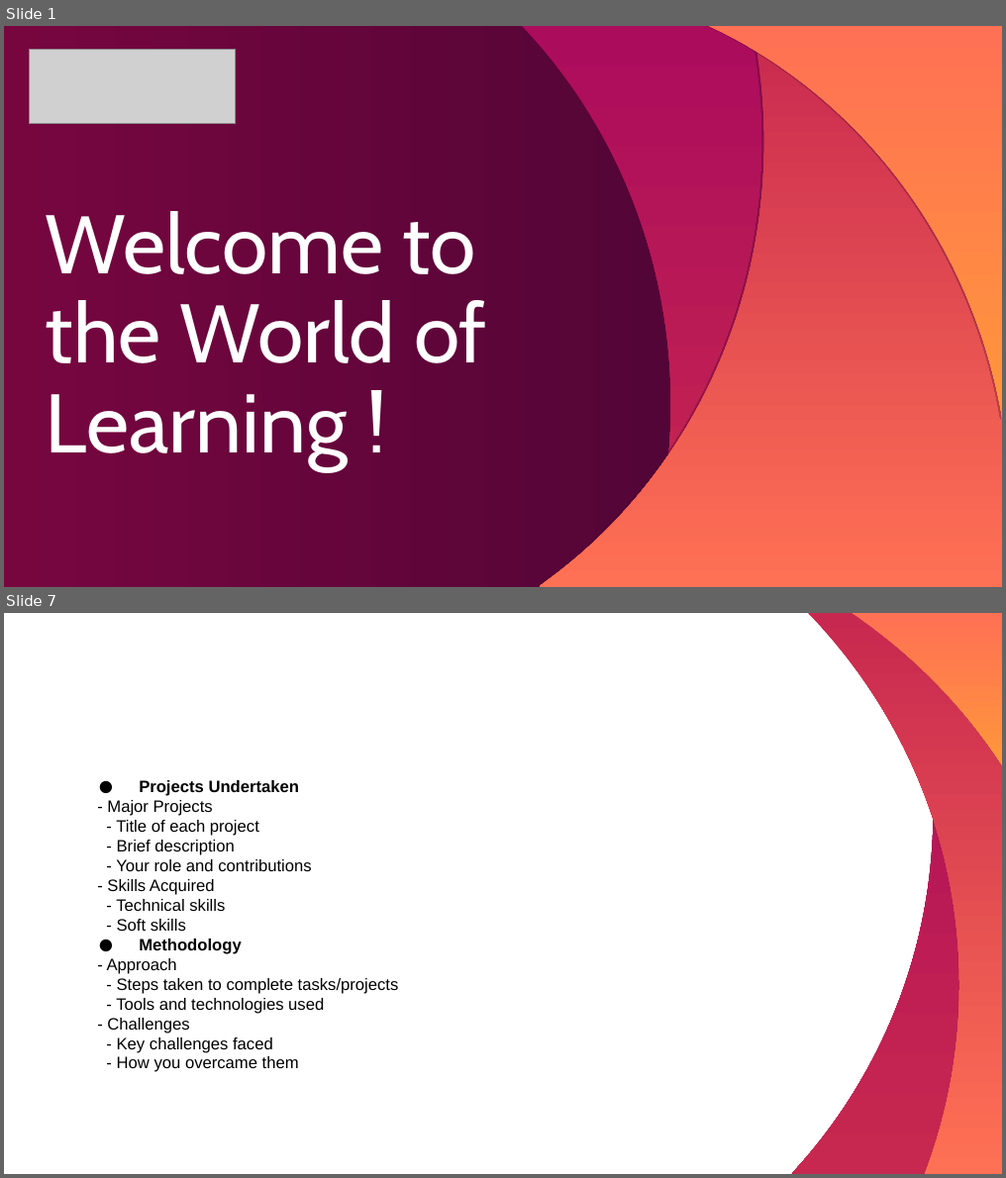
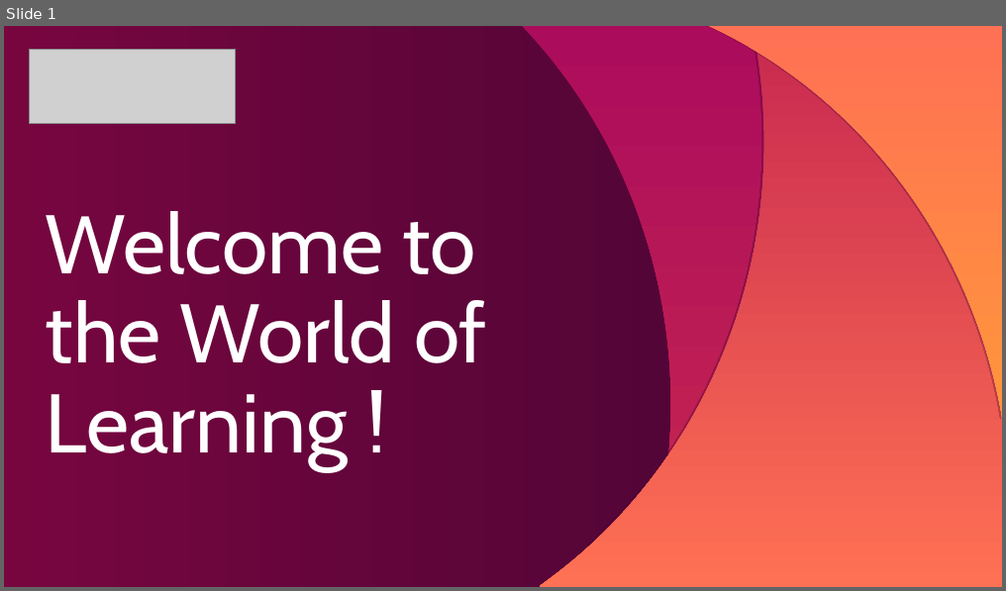
Before and after one commit to lightning-mcqueen01/HTML-basic, a slide deck: week 5/js/Template_internship_Viva2024(1).ppt. Shown one above the other, each under a label of ours: slides 1 and 7 before the commit, slide 1 after it; the slides between them are not shown. The pictures are 1006x1178 and 1006x591 pixels, drawn with LibreOffice and Linux fonts; fonts in the diff are those of the drawing; grey boxes stand for pictures. Boxes give left, top, right and bottom in pixels: in the first picture for what was removed or moved away, otherwise in the second. Text is boxed around its words. In the diff, an @@ line names an element or a change of style, - is before the commit and + after.

```diff
--- a/week 5/js/Template_internship_Viva2024(1).ppt
+++ b/week 5/js/Template_internship_Viva2024(1).ppt
@@ slide 7 removed at <box>4,613,1002,1174</box>, background #FFFFFF @@
@@ freeform shape removed at <box>791,613,1002,1174</box> @@
@@ freeform shape removed at <box>808,613,1002,1174</box> @@
@@ freeform shape removed at <box>851,613,1002,764</box> @@
@@ text removed at <box>107,780,399,1072</box> @@
-● Projects Undertaken
-- Major Projects
-- Title of each project
-- Brief description
-- Your role and contributions
-- Skills Acquired
-- Technical skills
-- Soft skills
-● Methodology
-- Approach
-- Steps taken to complete tasks/projects
-- Tools and technologies used
-- Challenges
-- Key challenges faced
-- How you overcame them
```
Also in this commit, not shown: 1 slide changed, 14 slides added, 6 other slides removed, 31 other files.
